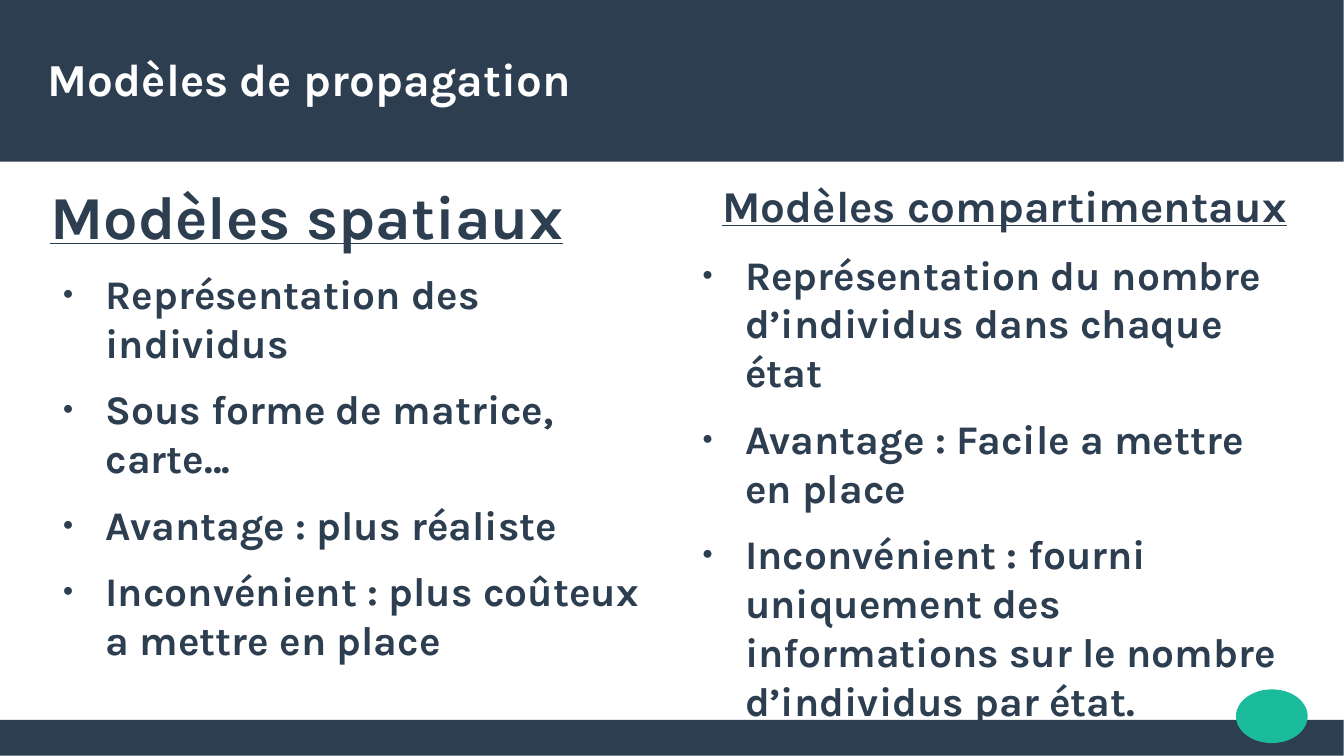
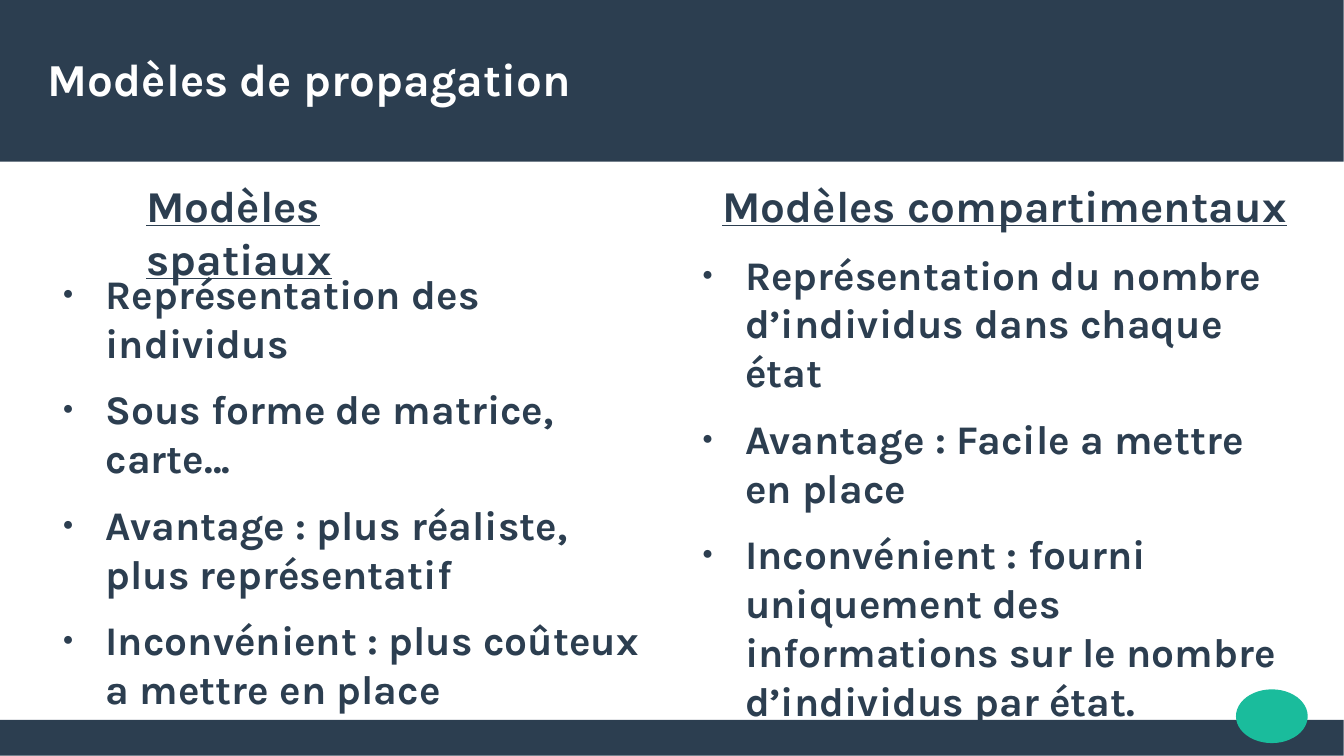
Before and after one commit to abedaton/epidemiology, a slide deck: slide 5 of toRendre/INFO-G1-presentation.pptx. Drawn at 1344x756 pixels with LibreOffice and Linux fonts; fonts in the diff are those of the drawing. Boxes give left, top, right and bottom in pixels: in the first picture for what was removed or moved away, otherwise in the second. Text is boxed around its words. In the diff, an @@ line names an element or a change of style, - is before the commit and + after.

```diff
--- a/toRendre/INFO-G1-presentation.pptx
+++ b/toRendre/INFO-G1-presentation.pptx
@@ text "Modèles spatiaux": place and size @@
-text "Modèles spatiaux" at <box>50,191,563,254</box>
+text "Modèles spatiaux" at <box>146,187,331,286</box>
@@ text "Modèles spatiaux" at <box>146,187,331,286</box>: size 36 to 26 pt @@
@@ text at <box>106,508,567,599</box>: text changed @@
-● Avantage : plus réaliste
+● Avantage : plus réaliste, plus représentatif
```
Also in this commit, not shown: 3 other slides changed, 1 slide added, 1 slide removed.
